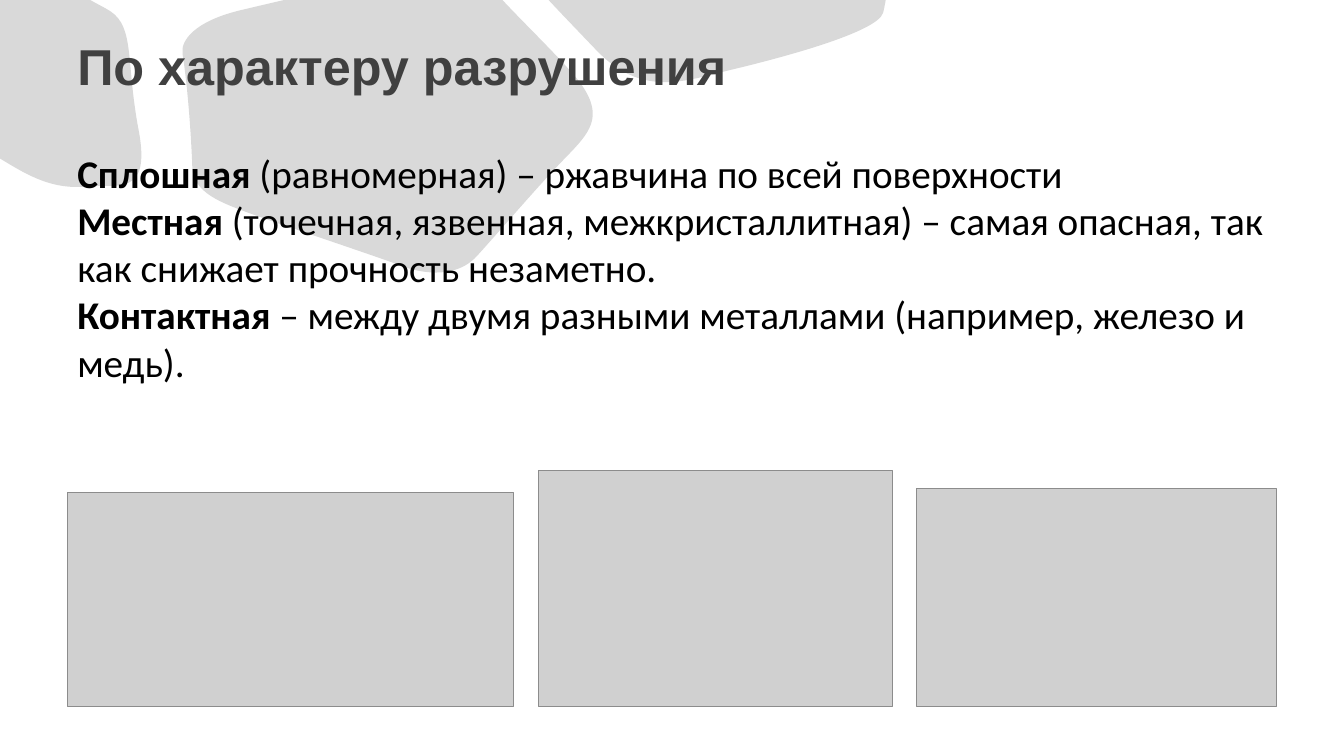
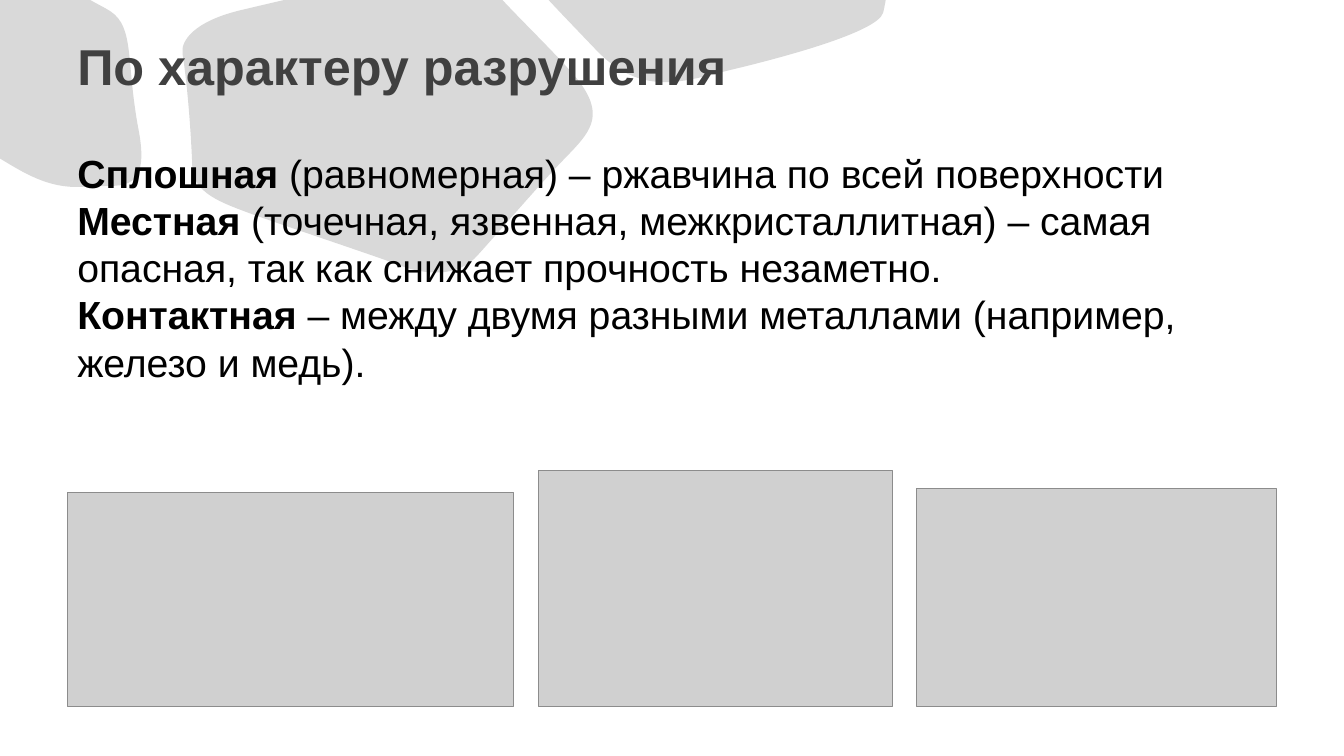
Before and after one commit to relyay/relyay.github.io, a slide deck: slide 4 of 67.pptx. Drawn at 1344x756 pixels with LibreOffice and Linux fonts; fonts in the diff are those of the drawing; grey boxes stand for pictures. Boxes give left, top, right and bottom in pixels: in the first picture for what was removed or moved away, otherwise in the second. Text is boxed around its words. In the diff, an @@ line names an element or a change of style, - is before the commit and + after.

```diff
--- a/67.pptx
+++ b/67.pptx
@@ text at (77,159,1176,385): font Calibri to Arial @@
```
Also in this commit, not shown: 5 other slides changed.
